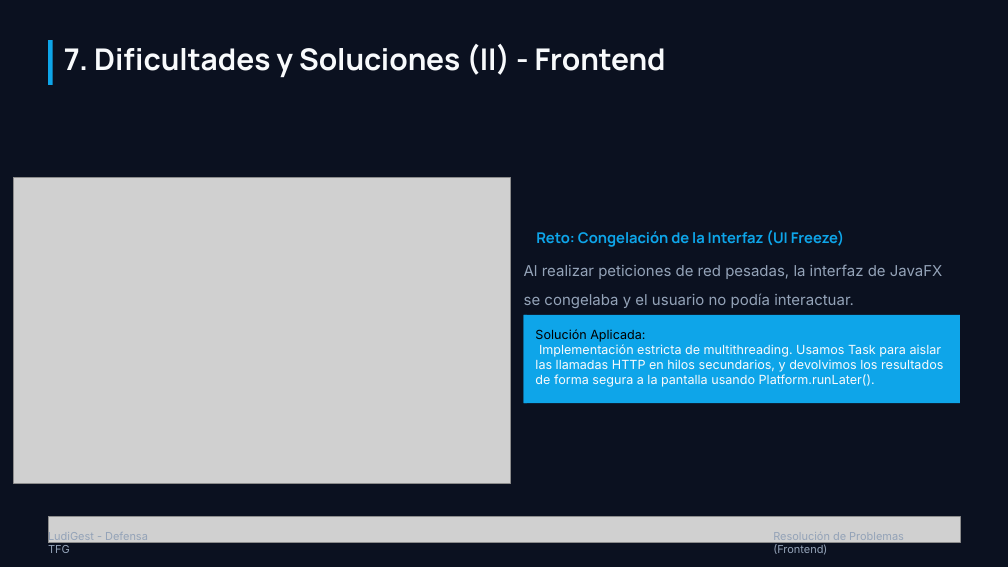
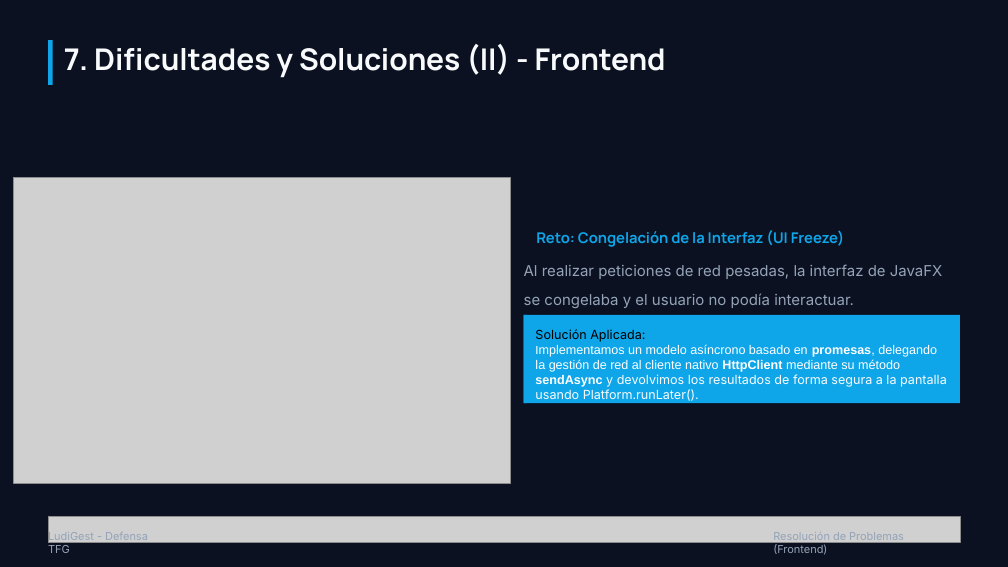
Before and after one commit to sibkoh/Cesur-DAM, a slide deck: slide 7 of Asignaturas 2/Proyecto Intermodular/Presentacion/version Final 3/Muñoz_de_la_Sierra_Alejandro_Proyecto_Intermodular_Presentacion_Final.pptx. Drawn at 1008x567 pixels with LibreOffice and Linux fonts; fonts in the diff are those of the drawing; grey boxes stand for pictures; background and template pictures are left out. Boxes give left, top, right and bottom in pixels: in the first picture for what was removed or moved away, otherwise in the second. Text is boxed around its words. In the diff, an @@ line names an element or a change of style, - is before the commit and + after.

```diff
--- a/Asignaturas 2/Proyecto Intermodular/Presentacion/version Final 3/Muñoz_de_la_Sierra_Alejandro_Proyecto_Intermodular_Presentacion_Final.pptx
+++ b/Asignaturas 2/Proyecto Intermodular/Presentacion/version Final 3/Muñoz_de_la_Sierra_Alejandro_Proyecto_Intermodular_Presentacion_Final.pptx
@@ text at (535, 329, 947, 401): text changed; font Inter to Arial; text colour #F8FAFC to #FFFFFF @@
-Solución Aplicada:
-Implementación estricta de multithreading. Usamos Task para aislar las llamadas HTTP en hilos secundarios, y devolvimos los resultados de forma segura a la pantalla usando Platform.runLater().
+Solución Aplicada:
+Implementamos un modelo asíncrono basado en promesas, delegando la gestión de red al cliente nativo HttpClient mediante su método sendAsync y devolvimos los resultados de forma segura a la pantalla usando Platform.runLater().
```
Also in this commit, not shown: 1 other slide changed, 10 other files.
